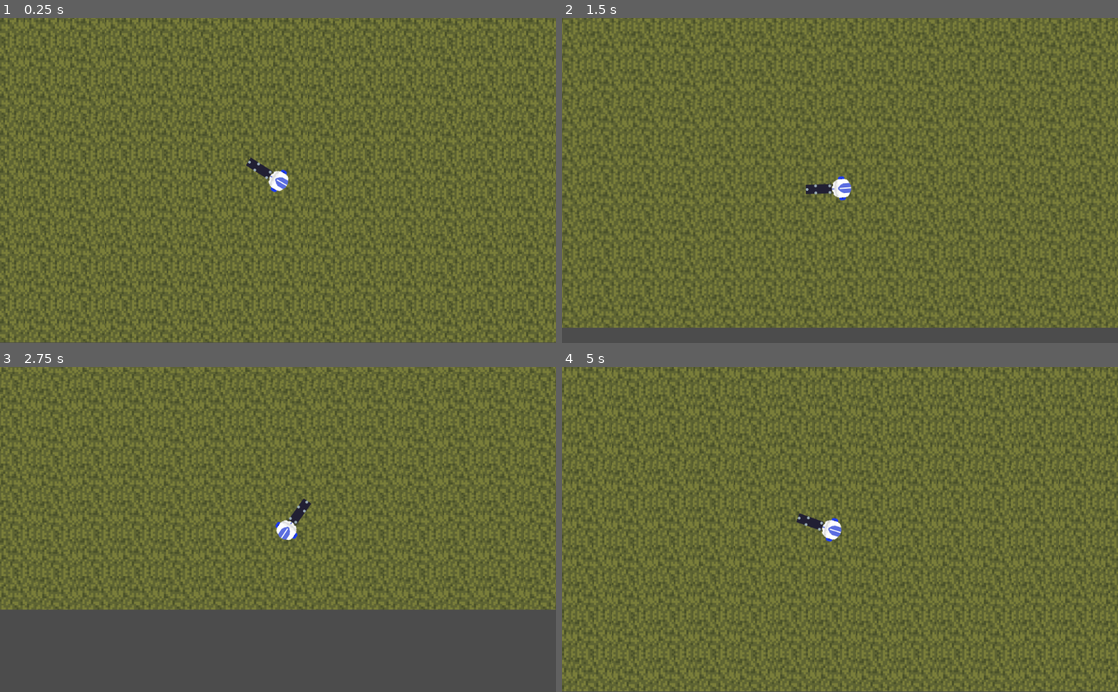
Above: before the commit, frames 1-4 (two rows, left to right).
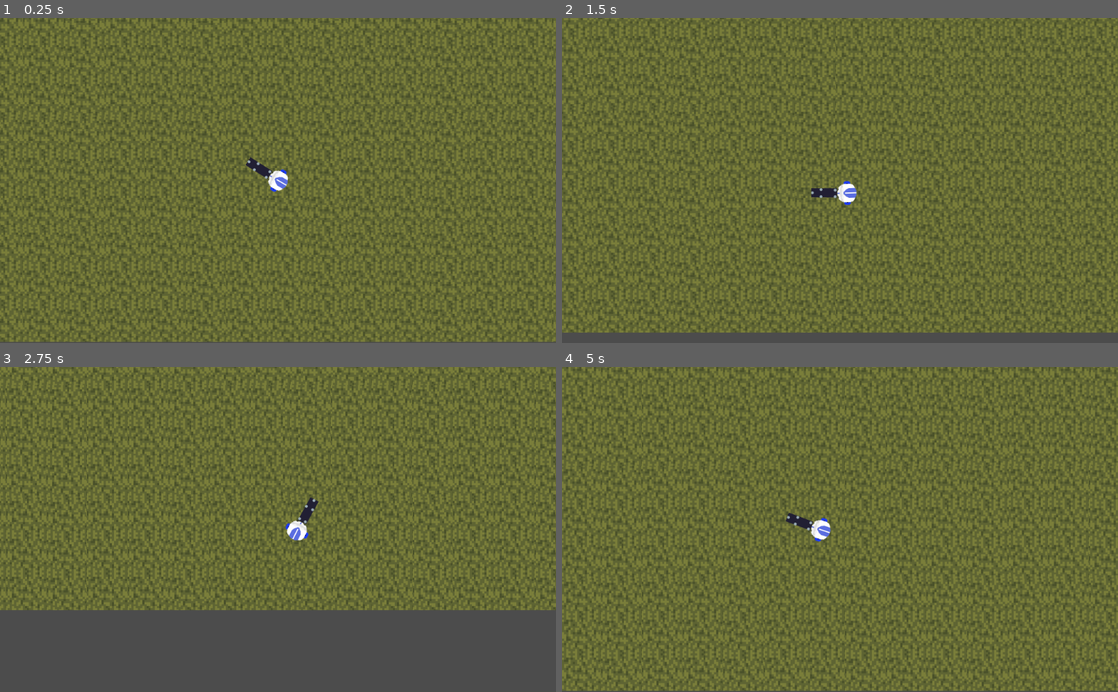
Above: after the commit, the same moments.

Repository: mikolajlubiak/hotroyal
Game: Godot game, scene res://tło.tscn
Same seed, same stepped clock (60 frames per second), same inputs: the game is played once before the commit and once after it.
Inputs (mouse positions are in pixels of both pictures, inside the frame that each line leads up to):
- Up to frame 1 (0.25 s): no input
- Up to frame 2 (1.5 s): move the mouse to (962, 164) at 0.52 s; hold D (ui_right) 0.53-1.28 s; move the mouse to (728, 196) at 1.27 s; hold S (ui_down) from 1.28 s (still down)
- Up to frame 3 (2.75 s): move the mouse to (333, 458) at 2.02 s; release S (ui_down) at 2.03 s; hold D (ui_right) from 2.03 s (still down)
- Up to frame 4 (5 s): move the mouse to (812, 594) at 2.77 s; release D (ui_right) at 2.78 s; hold W (ui_up) 2.78-3.53 s; move the mouse to (1006, 578) at 3.52 s; hold A (ui_left) from 3.53 s (still down); move the mouse to (673, 480) at 4.27 s

The runs differ from the first frame. In frame 1, 1.2% of the frame differs, in the area x 0-100%, y 0-100%; in frame 2, 28%; in frame 3, 26%; in frame 4, 35%.

Commit message:
smothness na 5

Diff:
--- a/tło.tscn
+++ b/tło.tscn
@@ -37,7 +37,6 @@
 position = Vector2( 2, 1 )
 current = true
 smoothing_enabled = true
-smoothing_speed = 10.0
 
 [node name="Sprite" type="Sprite" parent="Player/KinematicBody2D"]
 position = Vector2( 0, 1 )
